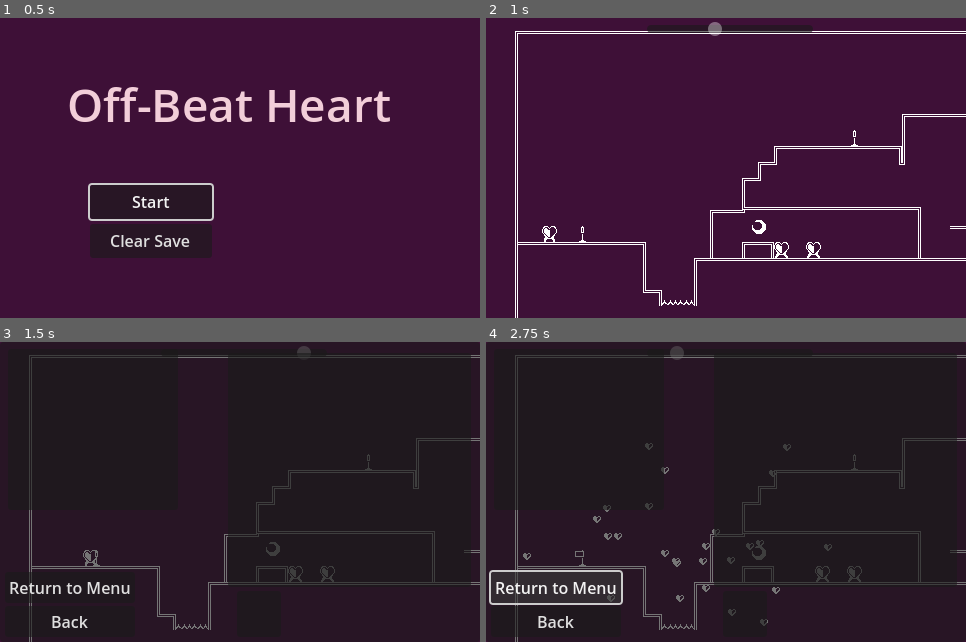
Above: before the commit, frames 1-4 (two rows, left to right).
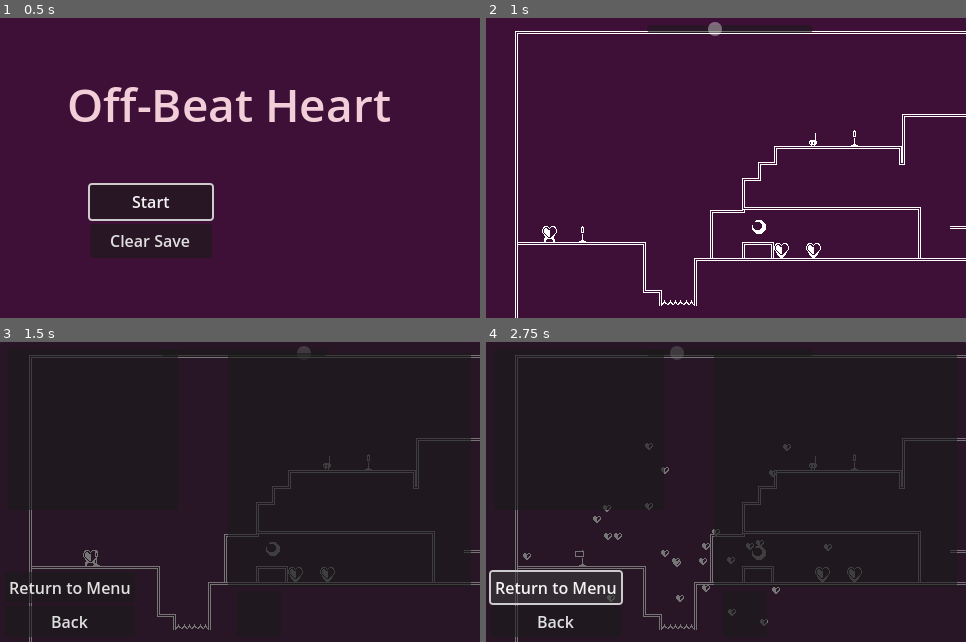
Above: after the commit, the same moments.

Repository: LeslieLlama/Offbeat-Heart
Game: Godot game, scene res://Scenes/MainMenu.tscn
Same seed, same stepped clock (60 frames per second), same inputs: the game is played once before the commit and once after it.
Inputs:
- Up to frame 1 (0.5 s): no input
- Up to frame 2 (1 s): click "Start" at 0.5 s
- Up to frame 3 (1.5 s): tap Enter (start) at 1.25 s; hold Right (right) from 1.28 s (still down); tap W (up) at 1.35 s
- Up to frame 4 (2.75 s): tap W (up) at 1.52, 1.82 s; release Right (right) at 2 s; click "Return to Menu" at 2 s

Frame 1 is identical in both runs. In frame 2, 0.1% of the frame differs, in the area x 60-70%, y 38-80%; in frame 3, 0.2%; in frame 4, 0.2%.

Commit message:
NPC's and Dialouge
Added a simple NPC object that can bring up the dialogue box when the player is within range and presses up

Diff:
--- a/Scenes/hud.tscn
+++ b/Scenes/hud.tscn
@@ -78,4 +78,28 @@
 offset_right = 281.0
 offset_bottom = 295.0
 
+[node name="DialougePanel" type="Panel" parent="."]
+visible = false
+anchors_preset = 7
+anchor_left = 0.5
+anchor_top = 1.0
+anchor_right = 0.5
+anchor_bottom = 1.0
+offset_left = -200.0
+offset_top = -76.0
+offset_right = 200.0
+grow_horizontal = 2
+grow_vertical = 0
+
+[node name="Label" type="Label" parent="DialougePanel"]
+layout_mode = 1
+anchors_preset = 15
+anchor_right = 1.0
+anchor_bottom = 1.0
+grow_horizontal = 2
+grow_vertical = 2
+text = "Hot digitty
+this is some
+dialouge "
+
 [connection signal="timeout" from="GlobalTimer" to="." method="_on_global_timer_timeout"]
--- a/Scenes/map_01.tscn
+++ b/Scenes/map_01.tscn
@@ -9,6 +9,8 @@
 [ext_resource type="PackedScene" uid="uid://w15mph4fuhye" path="res://Scenes/savepoint.tscn" id="6_tp66r"]
 [ext_resource type="PackedScene" uid="uid://ci2jrw56wm6hp" path="res://Scenes/camera_zone.tscn" id="8_546ff"]
 [ext_resource type="Script" uid="uid://cy0mi1ycc4due" path="res://Scripts/enemy_basic.gd" id="9_id6oe"]
+[ext_resource type="Script" uid="uid://cfrllwo0huxpu" path="res://Scripts/npc_1.gd" id="10_8idbb"]
+[ext_resource type="Texture2D" uid="uid://boi86imbwxyjs" path="res://Sprites/MusicNoteNPCs.png" id="10_p5bod"]
 
 [sub_resource type="TileSetAtlasSource" id="TileSetAtlasSource_3rba1"]
 texture = ExtResource("1_ph8ol")
@@ -64,6 +66,28 @@
 [sub_resource type="CapsuleShape2D" id="CapsuleShape2D_3lklq"]
 radius = 6.0
 height = 16.0
+
+[sub_resource type="AtlasTexture" id="AtlasTexture_yo1qh"]
+atlas = ExtResource("10_p5bod")
+region = Rect2(32, 0, 16, 16)
+
+[sub_resource type="AtlasTexture" id="AtlasTexture_3lklq"]
+atlas = ExtResource("10_p5bod")
+region = Rect2(0, 16, 16, 16)
+
+[sub_resource type="SpriteFrames" id="SpriteFrames_f5jmh"]
+animations = [{
+"frames": [{
+"duration": 1.0,
+"texture": SubResource("AtlasTexture_yo1qh")
+}, {
+"duration": 1.0,
+"texture": SubResource("AtlasTexture_3lklq")
+}],
+"loop": true,
+"name": &"default",
+"speed": 2.0
+}]
 
 [node name="Node2D" type="Node2D"]
 
@@ -126,6 +150,7 @@
 [node name="AnimatedSprite2D" type="AnimatedSprite2D" parent="EnemyBasic"]
 texture_filter = 1
 sprite_frames = SubResource("SpriteFrames_yo1qh")
+autoplay = "default"
 frame_progress = 0.653722
 
 [node name="CollisionShape2D" type="CollisionShape2D" parent="EnemyBasic"]
@@ -142,6 +167,7 @@
 [node name="AnimatedSprite2D" type="AnimatedSprite2D" parent="EnemyBasic2"]
 texture_filter = 1
 sprite_frames = SubResource("SpriteFrames_yo1qh")
+autoplay = "default"
 frame_progress = 0.653722
 
 [node name="CollisionShape2D" type="CollisionShape2D" parent="EnemyBasic2"]
@@ -150,4 +176,24 @@
 [node name="RayCast2D" type="RayCast2D" parent="EnemyBasic2"]
 target_position = Vector2(19, 0)
 
+[node name="NPC_1" type="Node2D" parent="."]
+position = Vector2(328, 120)
+script = ExtResource("10_8idbb")
+lines = ["Howdy", "Howdy,,, 2!"]
+
+[node name="AnimatedSprite2D" type="AnimatedSprite2D" parent="NPC_1"]
+texture_filter = 1
+sprite_frames = SubResource("SpriteFrames_f5jmh")
+autoplay = "default"
+frame_progress = 0.589246
+flip_h = true
+
+[node name="RayCast2D" type="RayCast2D" parent="NPC_1"]
+position = Vector2(0, 4)
+target_position = Vector2(-16, 0)
+
+[node name="RayCast2D2" type="RayCast2D" parent="NPC_1"]
+position = Vector2(0, 4)
+target_position = Vector2(16, 0)
+
 [editable path="EgressPowerup"]
--- a/Scripts/hud.gd
+++ b/Scripts/hud.gd
@@ -1,8 +1,10 @@
 extends CanvasLayer
 
 var pause_menu_on : bool = false
+var dialouge_panel_on : bool = false
 func _ready() -> void:
 	Signals.collectible_obtained.connect(collectible_aquired)
+	Signals.new_dialouge.connect(_new_dialouge)
 
 func collectible_aquired(powerupName):
 	#$MoonCounter.text = str("Moons : ",SaveSystem.moons_collected,"/20")
@@ -19,8 +21,18 @@
 			$PausePanel.visible = false
 			pause_menu_on = false
 
+	if dialouge_panel_on == true:
+		if Input.is_action_just_pressed("up"):
+			_close_dialouge()
+			Signals.emit_signal("end_dialouge")
 
-
+func _new_dialouge(_dialouge : String):
+	$DialougePanel/Label.text = _dialouge
+	$DialougePanel.visible = true
+	dialouge_panel_on = true
+func _close_dialouge():
+	$DialougePanel.visible = false
+	dialouge_panel_on = false
 
 func _on_global_timer_timeout() -> void:
 	Signals.emit_signal("TurnEnd")
--- /dev/null
+++ b/Scripts/npc_1.gd
@@ -0,0 +1,23 @@
+extends Node2D
+
+
+@export var lines = Array([], TYPE_STRING, "", null)
+var line_num = 0
+var dialouge_sent : bool = false
+
+func _ready() -> void:
+	Signals.end_dialouge.connect(_refresh_speech)
+
+func _process(delta: float) -> void:
+	if $RayCast2D.is_colliding() or $RayCast2D2.is_colliding():
+		if Input.is_action_just_pressed("up") and dialouge_sent == false:
+			Signals.emit_signal("new_dialouge", lines[line_num])
+			line_num += 1
+			#Loop the dialouge, this is a very simple implementation
+			if line_num >= lines.size():
+				line_num = 0
+			dialouge_sent = true
+
+func _refresh_speech():
+	await get_tree().create_timer(0.01).timeout
+	dialouge_sent = false
--- a/autoload/Signals.gd
+++ b/autoload/Signals.gd
@@ -12,3 +12,6 @@
 signal game_loaded()
 
 signal TurnEnd()
+
+signal new_dialouge(dialouge : String)
+signal end_dialouge()
Not shown: 1 places in Scenes/map_01.tscn that only renumber resources
Not shown, added: Scripts/npc_1.gd.uid
Binary file added: Sprites/MusicNoteNPCs.png
Not shown, added: Sprites/MusicNoteNPCs.png.import
